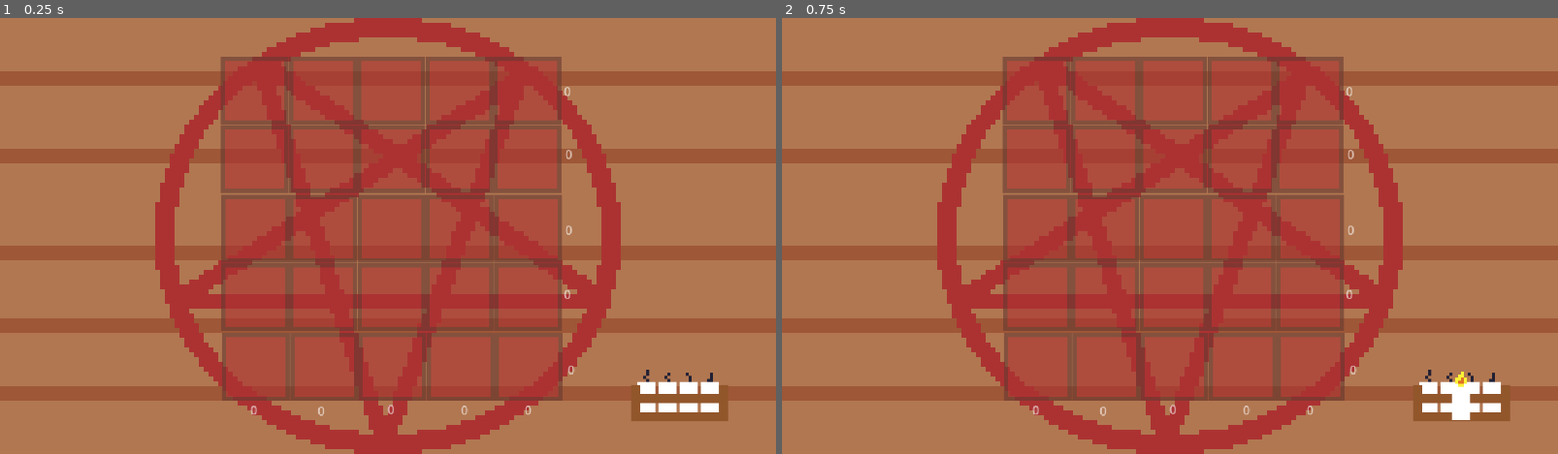
Above: before the commit, frames 1-2 (left to right).
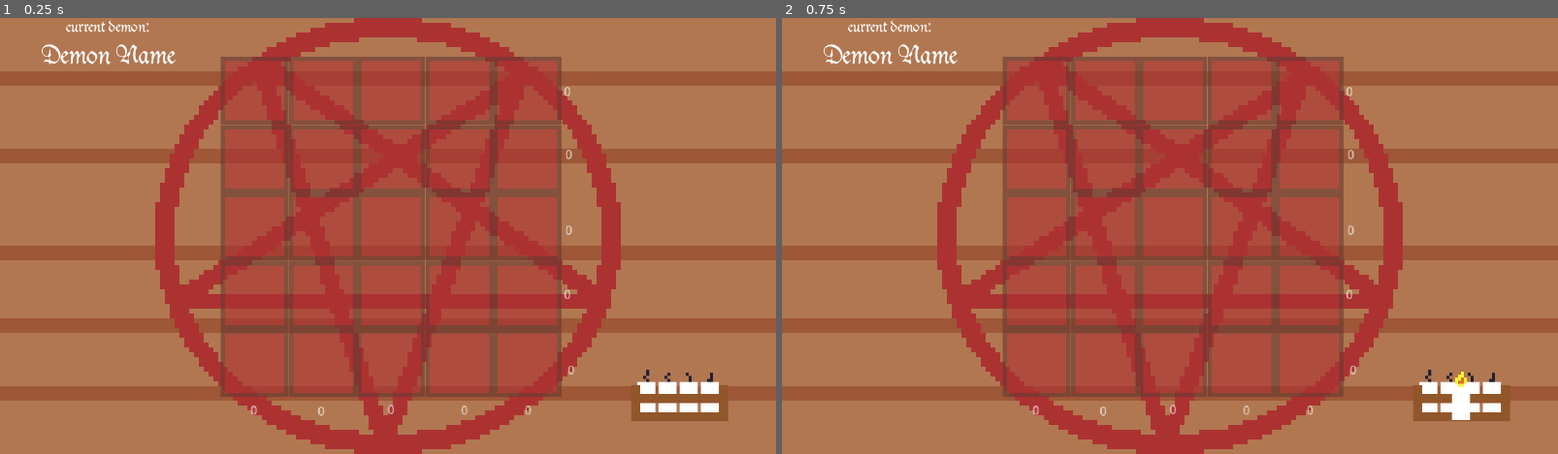
Above: after the commit, the same moments.

Repository: adrientremblay/ld55
Game: Godot game, scene res://scenes/main.tscn
Same seed, same stepped clock (60 frames per second), same inputs: the game is played once before the commit and once after it.
Inputs (mouse positions are in pixels of both pictures, inside the frame that each line leads up to):
- Up to frame 1 (0.25 s): no input
- Up to frame 2 (0.75 s): tap Enter at 0.5 s; move the mouse to (1464, 397) at 0.52 s; press the mouse at (1464, 397) at 0.53 s

The runs differ from the first frame. In frame 1, 2.7% of the frame differs, in the area x 5-73%, y 0-88%; in frame 2, 2.7%.

Commit message:
Added a current demon label

Diff:
--- a/scenes/altar.tscn
+++ b/scenes/altar.tscn
@@ -38,49 +38,49 @@
 position = Vector2(405, 135)
 
 [node name="Platform11" parent="." instance=ExtResource("1_i1ljc")]
-position = Vector2(45.3333, 227.333)
+position = Vector2(45, 225)
 
 [node name="Platform12" parent="." instance=ExtResource("1_i1ljc")]
-position = Vector2(135.333, 227.333)
+position = Vector2(135, 225)
 
 [node name="Platform13" parent="." instance=ExtResource("1_i1ljc")]
-position = Vector2(225.333, 227.333)
+position = Vector2(225, 225)
 
 [node name="Platform14" parent="." instance=ExtResource("1_i1ljc")]
-position = Vector2(315.333, 227.333)
+position = Vector2(315, 225)
 
 [node name="Platform15" parent="." instance=ExtResource("1_i1ljc")]
-position = Vector2(405.333, 227.333)
+position = Vector2(405, 225)
 
 [node name="Platform16" parent="." instance=ExtResource("1_i1ljc")]
-position = Vector2(45.3333, 317.333)
+position = Vector2(45, 315)
 
 [node name="Platform17" parent="." instance=ExtResource("1_i1ljc")]
-position = Vector2(135.333, 317.333)
+position = Vector2(135, 315)
 
 [node name="Platform18" parent="." instance=ExtResource("1_i1ljc")]
-position = Vector2(225.333, 317.333)
+position = Vector2(225, 315)
 
 [node name="Platform19" parent="." instance=ExtResource("1_i1ljc")]
-position = Vector2(315.333, 317.333)
+position = Vector2(315, 315)
 
 [node name="Platform20" parent="." instance=ExtResource("1_i1ljc")]
-position = Vector2(405.333, 317.333)
+position = Vector2(405, 315)
 
 [node name="Platform21" parent="." instance=ExtResource("1_i1ljc")]
-position = Vector2(46.6667, 410)
+position = Vector2(45, 405)
 
 [node name="Platform22" parent="." instance=ExtResource("1_i1ljc")]
-position = Vector2(136.667, 410)
+position = Vector2(135, 405)
 
 [node name="Platform23" parent="." instance=ExtResource("1_i1ljc")]
-position = Vector2(226.667, 410)
+position = Vector2(225, 405)
 
 [node name="Platform24" parent="." instance=ExtResource("1_i1ljc")]
-position = Vector2(316.667, 410)
+position = Vector2(315, 405)
 
 [node name="Platform25" parent="." instance=ExtResource("1_i1ljc")]
-position = Vector2(406.667, 410)
+position = Vector2(405, 405)
 
 [node name="y1" type="Label" parent="."]
 offset_left = 12.6667
--- /dev/null
+++ b/scenes/grimoire.tscn
@@ -0,0 +1,28 @@
+[gd_scene load_steps=4 format=3 uid="uid://h5uegdst2jew"]
+
+[ext_resource type="FontFile" uid="uid://b3quk5mq2160f" path="res://assets/fonts/DUKEPLUS.TTF" id="1_6jvyd"]
+
+[sub_resource type="LabelSettings" id="LabelSettings_4aep2"]
+font = ExtResource("1_6jvyd")
+font_size = 24
+
+[sub_resource type="LabelSettings" id="LabelSettings_bxfn2"]
+font = ExtResource("1_6jvyd")
+font_size = 40
+
+[node name="Grimoire" type="VBoxContainer"]
+offset_right = 360.0
+offset_bottom = 723.0
+
+[node name="CurrentDemon" type="Label" parent="."]
+layout_mode = 2
+text = "current demon:"
+label_settings = SubResource("LabelSettings_4aep2")
+horizontal_alignment = 1
+
+[node name="DemonName" type="Label" parent="."]
+layout_mode = 2
+text = "Demon Name"
+label_settings = SubResource("LabelSettings_bxfn2")
+horizontal_alignment = 1
+vertical_alignment = 1
--- a/scenes/main.tscn
+++ b/scenes/main.tscn
@@ -1,9 +1,10 @@
-[gd_scene load_steps=5 format=3 uid="uid://dft06i0o7a16r"]
+[gd_scene load_steps=6 format=3 uid="uid://dft06i0o7a16r"]
 
 [ext_resource type="Script" path="res://scenes/main.gd" id="1_p50c6"]
 [ext_resource type="PackedScene" uid="uid://cy3mptasstq5l" path="res://scenes/altar.tscn" id="2_64s2l"]
 [ext_resource type="PackedScene" uid="uid://dbnxiup0a0586" path="res://scenes/offering_spawner.tscn" id="3_r0mkk"]
 [ext_resource type="Texture2D" uid="uid://b2pi2pwbsw77p" path="res://assets/images/table.png" id="4_6om3k"]
+[ext_resource type="PackedScene" uid="uid://h5uegdst2jew" path="res://scenes/grimoire.tscn" id="5_qrky2"]
 
 [node name="Main" type="Node2D"]
 script = ExtResource("1_p50c6")
@@ -22,4 +23,6 @@
 offset_bottom = 720.0
 texture = ExtResource("4_6om3k")
 
+[node name="Grimoire" parent="." instance=ExtResource("5_qrky2")]
+
 [connection signal="spawn_object" from="ObjectSpawner" to="." method="_on_object_spawner_spawn_object"]
Binary file added: assets/fonts/DUKEPLUS.TTF
Not shown, added: assets/fonts/DUKEPLUS.TTF.import
